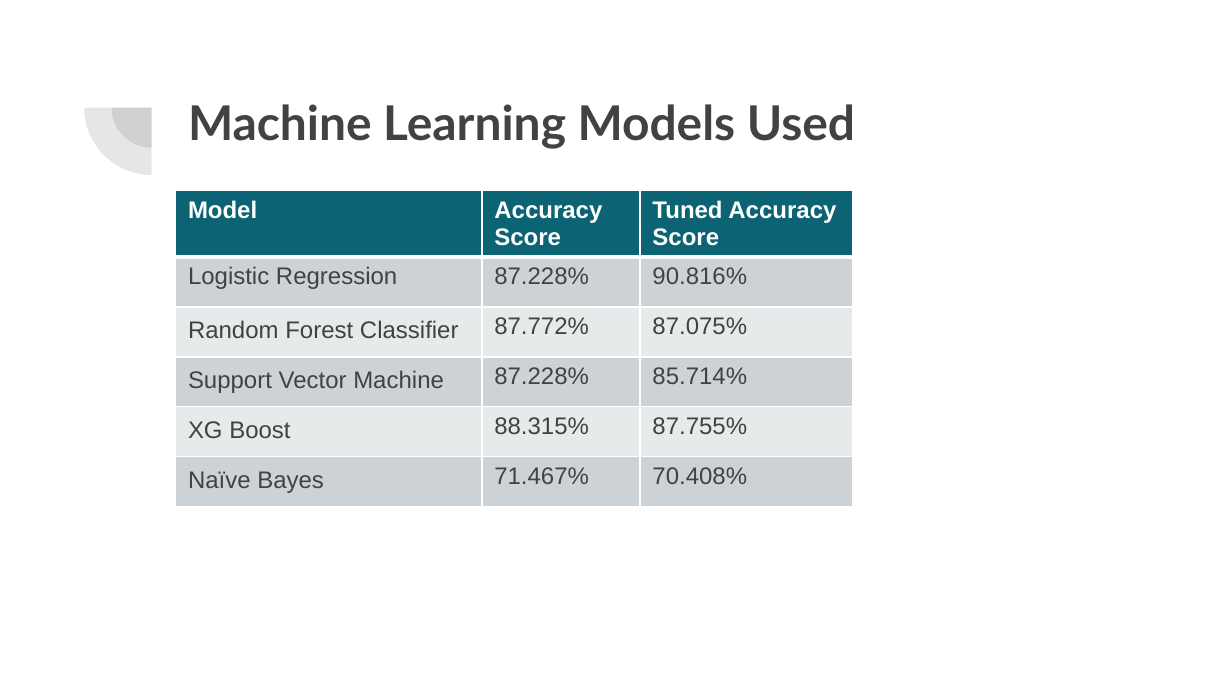
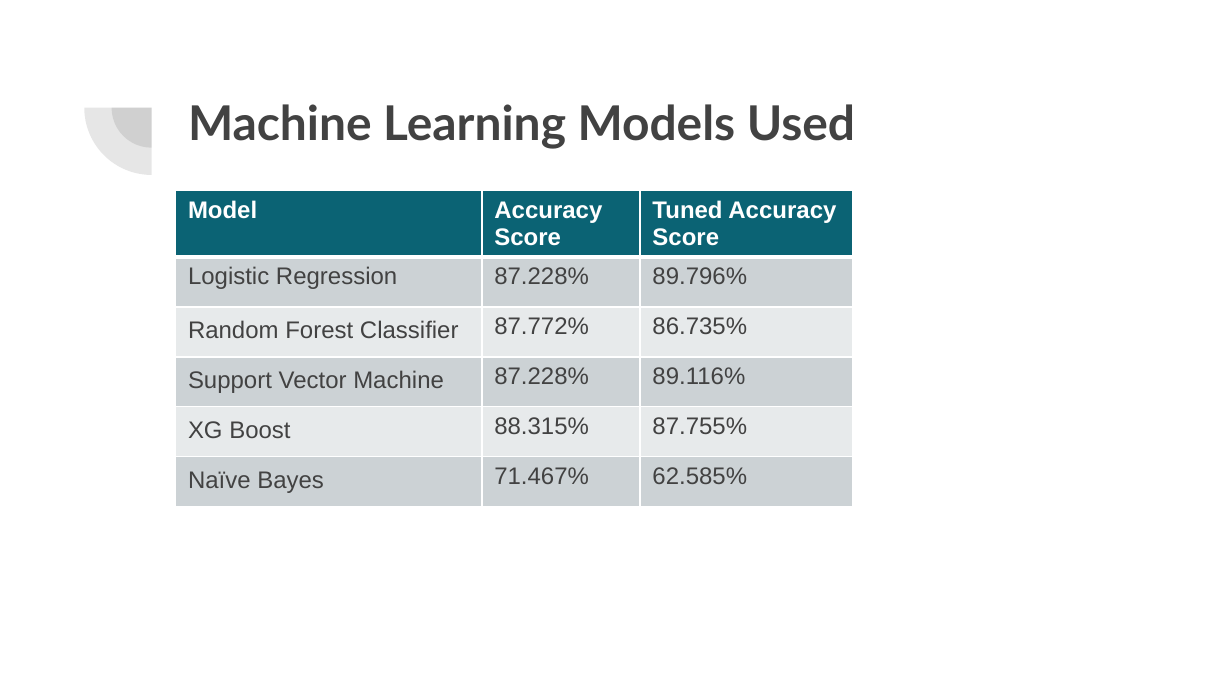
Before and after one commit to lykkelig/Group6_Final_Project, a slide deck: slide 12 of Presentation/Final Project Presentation.pptx. Drawn at 1232x693 pixels with LibreOffice and Linux fonts; fonts in the diff are those of the drawing. Boxes give left, top, right and bottom in pixels: in the first picture for what was removed or moved away, otherwise in the second. Text is boxed around its words. In the diff, an @@ line names an element or a change of style, - is before the commit and + after.

Commit message:
update powerpoint

```diff
--- a/Presentation/Final Project Presentation.pptx
+++ b/Presentation/Final Project Presentation.pptx
@@ table at [176,191,854,510] @@
-row 2, column 3: 90.816%
+row 2, column 3: 89.796%
-row 3, column 3: 87.075%
+row 3, column 3: 86.735%
-row 4, column 3: 85.714%
+row 4, column 3: 89.116%
-row 6, column 3: 70.408%
+row 6, column 3: 62.585%
```
